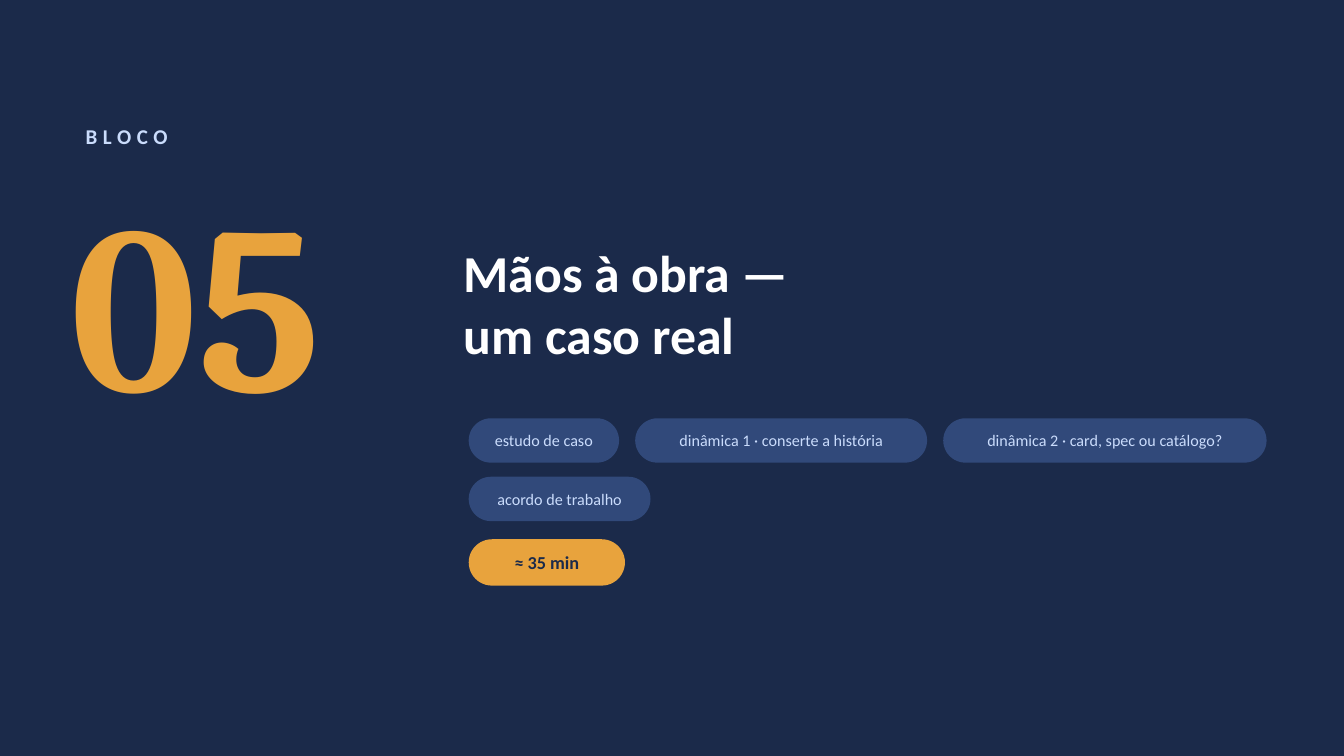
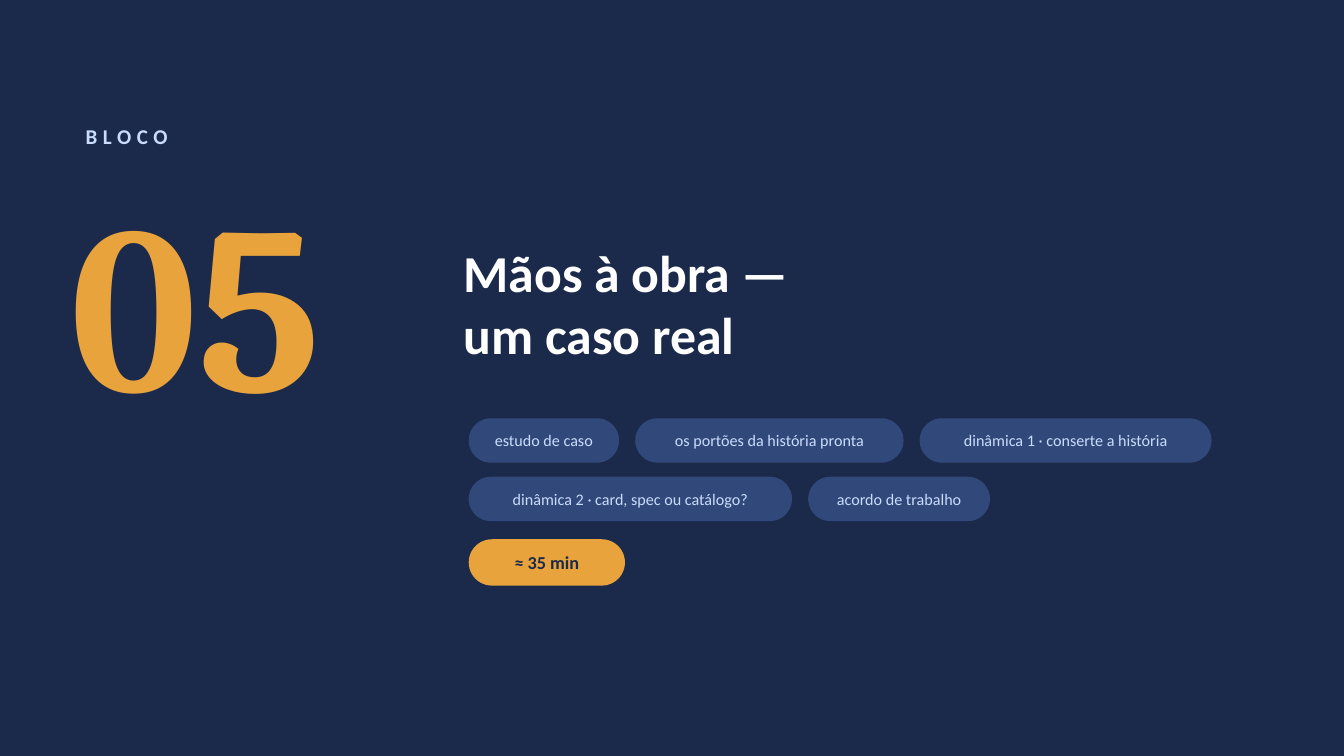
Before and after one commit to andromarcio/doc-template-engine, a slide deck: slide 34 of workshops/workshop-historias-usuario-documentacao.pptx. Drawn at 1344x756 pixels with LibreOffice and Linux fonts; fonts in the diff are those of the drawing. Boxes give left, top, right and bottom in pixels: in the first picture for what was removed or moved away, otherwise in the second. Text is boxed around its words. In the diff, an @@ line names an element or a change of style, - is before the commit and + after.

```diff
--- a/workshops/workshop-historias-usuario-documentacao.pptx
+++ b/workshops/workshop-historias-usuario-documentacao.pptx
@@ rounded rectangle: place and size @@
-rounded rectangle at <box>635,418,928,463</box>
+rounded rectangle at <box>635,418,903,463</box>
@@ rounded rectangle: place and size @@
-rounded rectangle at <box>944,418,1267,463</box>
+rounded rectangle at <box>920,418,1212,463</box>
@@ text at <box>675,435,864,449</box>: text changed @@
-dinâmica 1 · conserte a história
+os portões da história pronta
@@ text at <box>964,435,1167,446</box>: text changed @@
-dinâmica 2 · card, spec ou catálogo?
+dinâmica 1 · conserte a história
@@ rounded rectangle: place and size @@
-rounded rectangle at <box>469,477,650,521</box>
+rounded rectangle at <box>469,477,792,521</box>
@@ text "acordo de trabalho": place and size @@
-text "acordo de trabalho" at <box>497,494,621,505</box>
+text "acordo de trabalho" at <box>837,494,961,505</box>
@@ rounded rectangle added at <box>809,477,990,521</box>, fill #31497A @@
@@ text added at <box>513,494,748,508</box>, 11.5 pt, text #CADCFC @@
+dinâmica 2 · card, spec ou catálogo?
```
Also in this commit, not shown: 5 other slides changed, 2 slides added.
